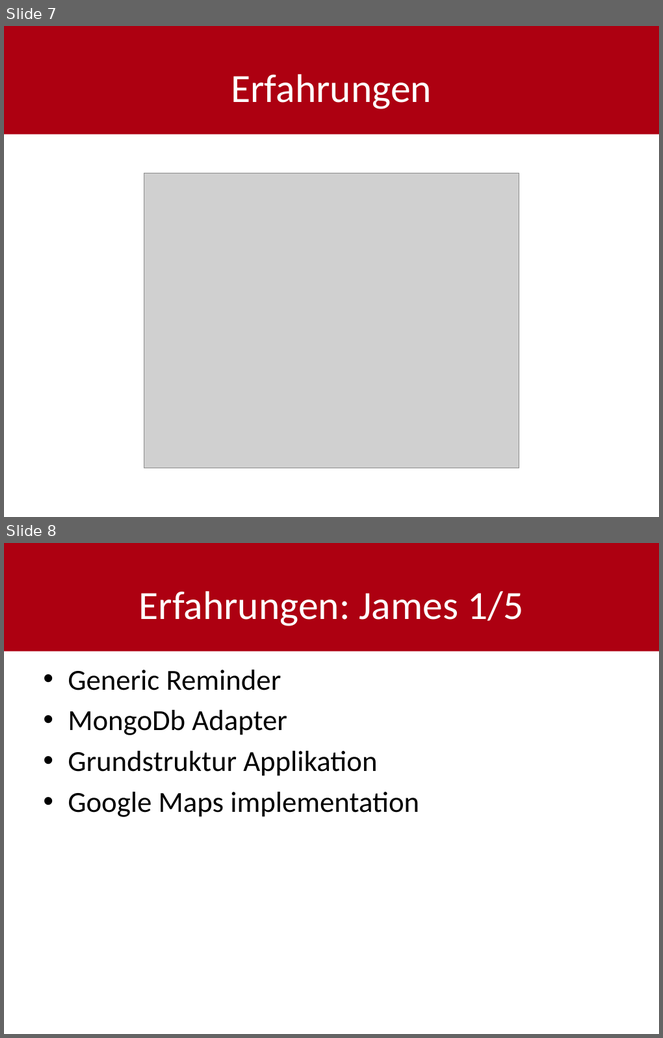
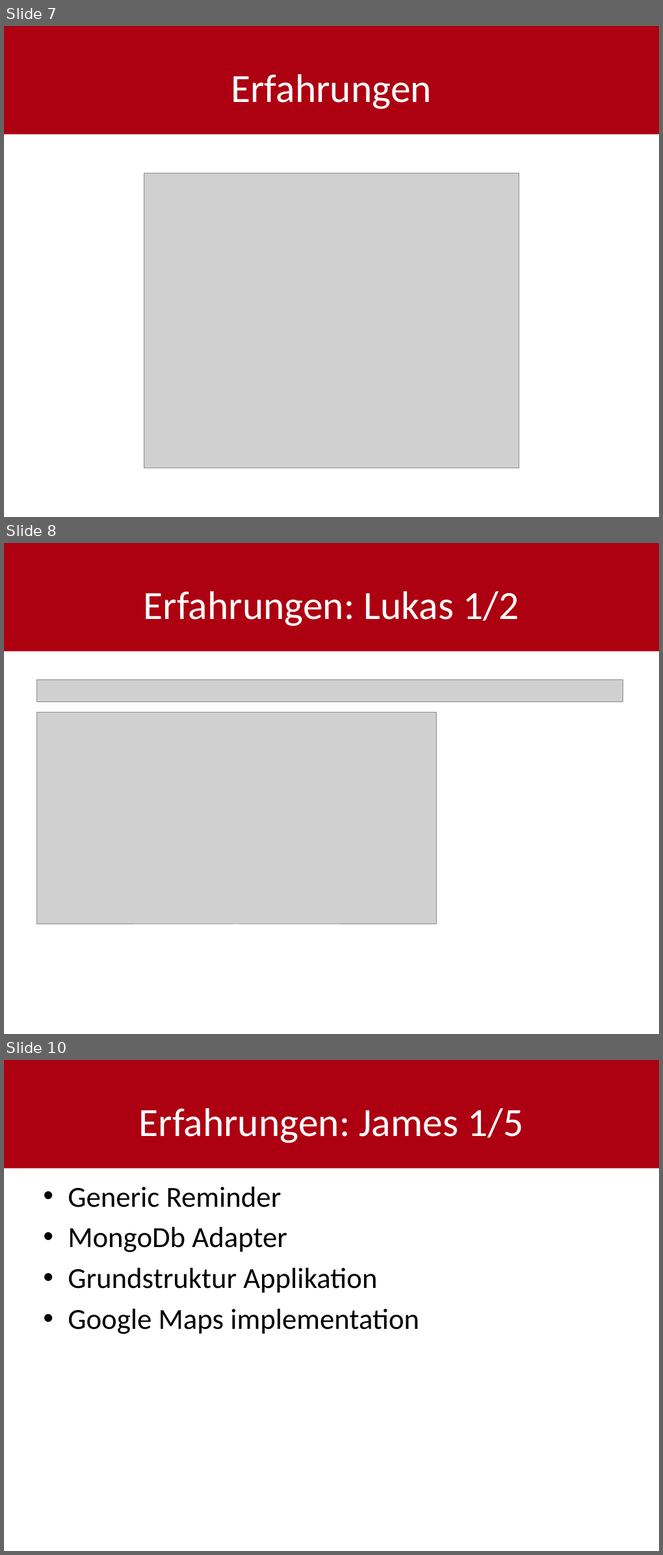
Before and after one commit to shylux/ch.bfh.bti7081.s2015.rot, a slide deck: doc/task14/Schlusspräsentation.pptx. Shown one above the other, each under a label of ours: slides 7 and 8 before the commit, slides 7, 8 and 10 after it; the slides between them are not shown. The pictures are 663x1038 and 663x1555 pixels, drawn with LibreOffice and Linux fonts; fonts in the diff are those of the drawing; grey boxes stand for pictures. Boxes give left, top, right and bottom in pixels: in the first picture for what was removed or moved away, otherwise in the second. Text is boxed around its words. In the diff, an @@ line names an element or a change of style, - is before the commit and + after.

Commit message:
updated presentation

```diff
--- a/doc/task14/Schlusspräsentation.pptx
+++ b/doc/task14/Schlusspräsentation.pptx
@@ slide 8 added at bbox=[4, 543, 659, 1034], background #FFFFFF; not listed: 1 template element that a slide beside it also shows @@
@@ title added at bbox=[144, 591, 519, 626], 44 pt, text #FFFFFF @@
+Erfahrungen: Lukas 1/2
@@ picture added at bbox=[36, 680, 623, 702] @@
@@ picture added at bbox=[36, 712, 436, 925] @@
@@ what was slide 8 is now slide 10 @@
```
Also in this commit, not shown: 1 other slide added, 1 slide removed.
